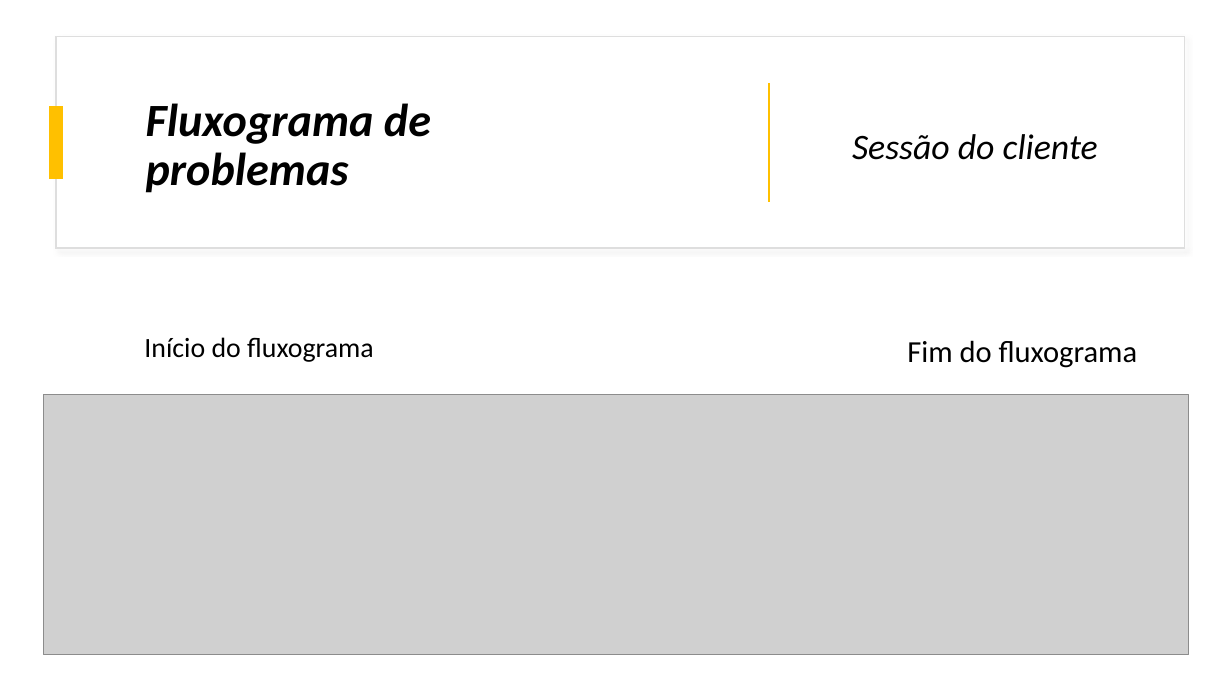
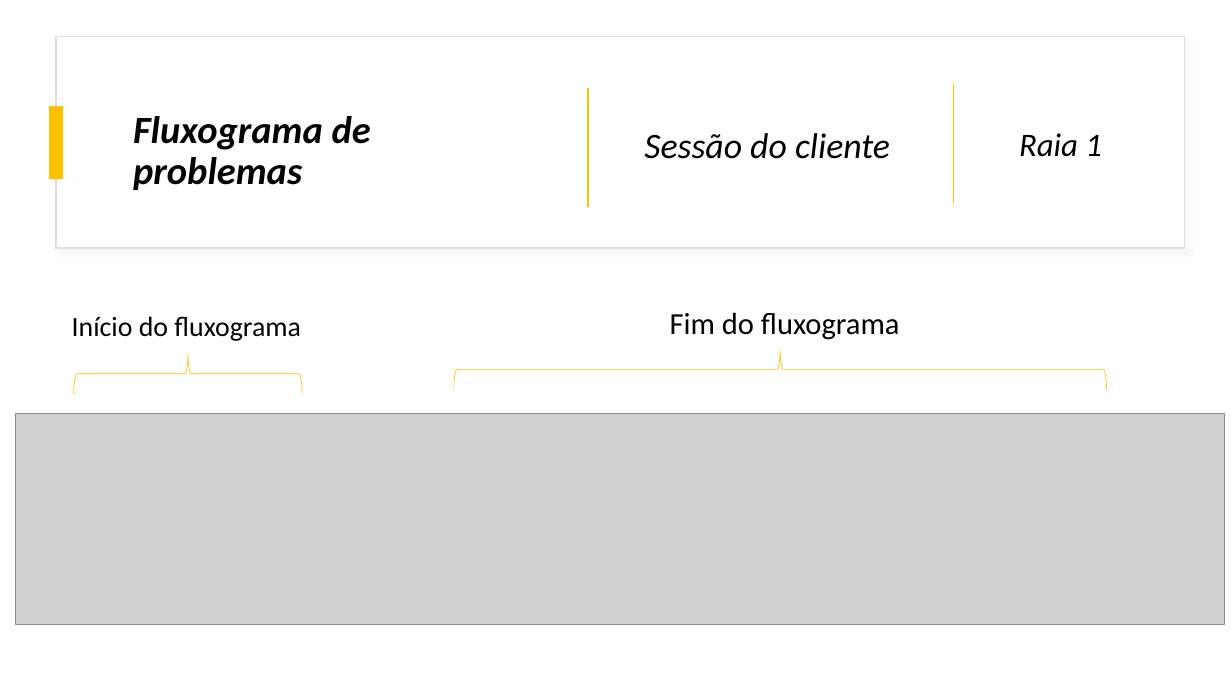
Before and after one commit to EmpresaJet/EmpresaJet, a slide deck: slide 10 of links-externos/Fluxogramas/Fluxogramas_TI_Grupo01.pptx. Drawn at 1232x693 pixels with LibreOffice and Linux fonts; fonts in the diff are those of the drawing; grey boxes stand for pictures. Boxes give left, top, right and bottom in pixels: in the first picture for what was removed or moved away, otherwise in the second. Text is boxed around its words. In the diff, an @@ line names an element or a change of style, - is before the commit and + after.

Commit message:
Nova versão dos fluxogramas e PDF de TI

```diff
--- a/links-externos/Fluxogramas/Fluxogramas_TI_Grupo01.pptx
+++ b/links-externos/Fluxogramas/Fluxogramas_TI_Grupo01.pptx
@@ text "Fluxograma de problemas": place and size @@
-text "Fluxograma de problemas" at box(146, 103, 431, 193)
+text "Fluxograma de problemas" at box(133, 116, 371, 190)
@@ text "Fluxograma de problemas" at box(133, 116, 371, 190): size 36 to 30 pt @@
@@ line moved from (769, 83) - (769, 202) to (588, 88) - (588, 207) @@
@@ line added from (954, 84) to (954, 203), #FFC000 1 pt @@
@@ title "Sessão do cliente": place and size @@
-title "Sessão do cliente" at box(852, 134, 1098, 160)
+title "Sessão do cliente" at box(644, 133, 890, 159)
@@ text added at box(1019, 133, 1102, 157), 25.6 pt, text #000000, italic @@
+Raia 1
@@ text "Início do fluxograma": place and size @@
-text "Início do fluxograma" at box(144, 337, 374, 362)
+text "Início do fluxograma" at box(72, 316, 301, 341)
@@ text "Fim do fluxograma": place and size @@
-text "Fim do fluxograma" at box(907, 340, 1138, 368)
+text "Fim do fluxograma" at box(670, 312, 900, 340)
@@ right brace added at box(74, 354, 303, 394), outline #FFC000 0.5 pt @@
@@ right brace added at box(455, 349, 1107, 390), outline #FFC000 0.5 pt @@
@@ picture: place and size @@
-picture at box(43, 395, 1189, 655)
+picture at box(16, 413, 1226, 624)
```
Also in this commit, not shown: 10 other slides changed, 1 slide added, 6 other files.
